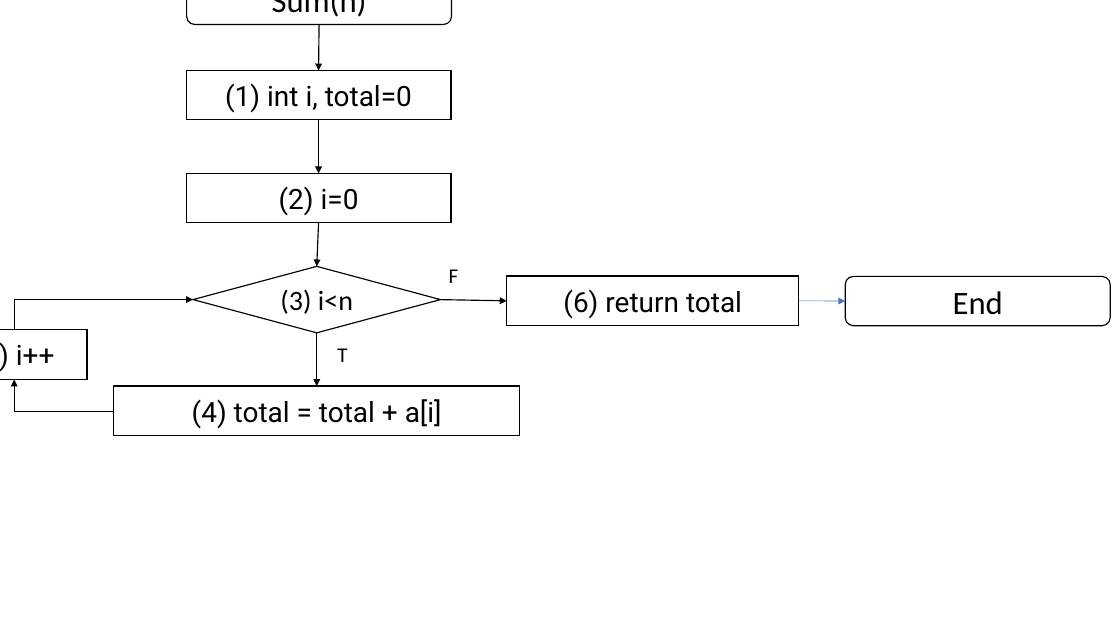
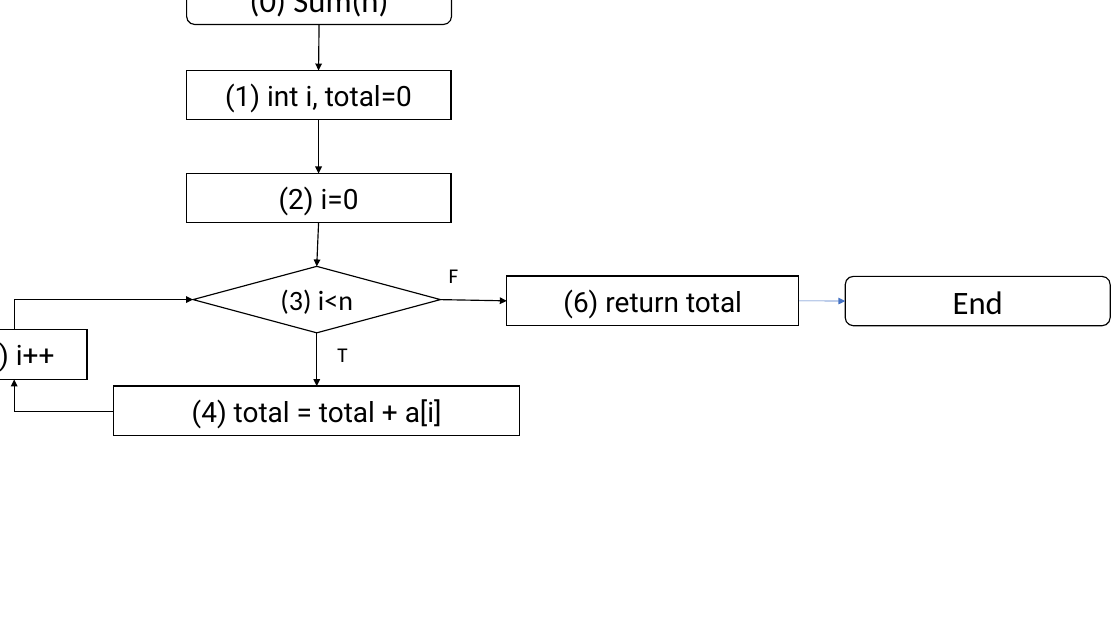
Before and after one commit to nmhienbn/TestingAndQA, a slide deck: slide 2 of Week4/CTF.pptx (slide 3 before the commit). Drawn at 1120x630 pixels with LibreOffice and Linux fonts; fonts in the diff are those of the drawing. Boxes give left, top, right and bottom in pixels: in the first picture for what was removed or moved away, otherwise in the second. Text is boxed around its words. In the diff, an @@ line names an element or a change of style, - is before the commit and + after.

```diff
--- a/Week4/CTF.pptx
+++ b/Week4/CTF.pptx
@@ text in rounded rectangle at (250, 0, 388, 17): text changed @@
-Sum(n)
+(0) Sum(n)
```
Also in this commit, not shown: 1 other slide changed, 1 slide added, 1 slide removed, 7 other files.
